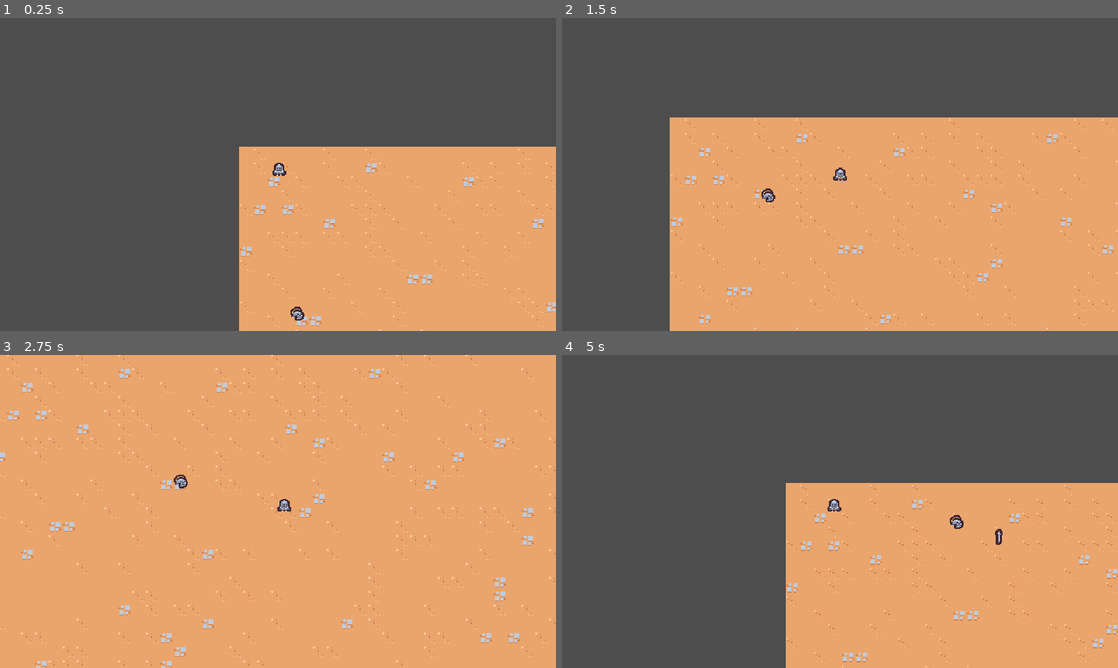
Above: before the commit, frames 1-4 (two rows, left to right).
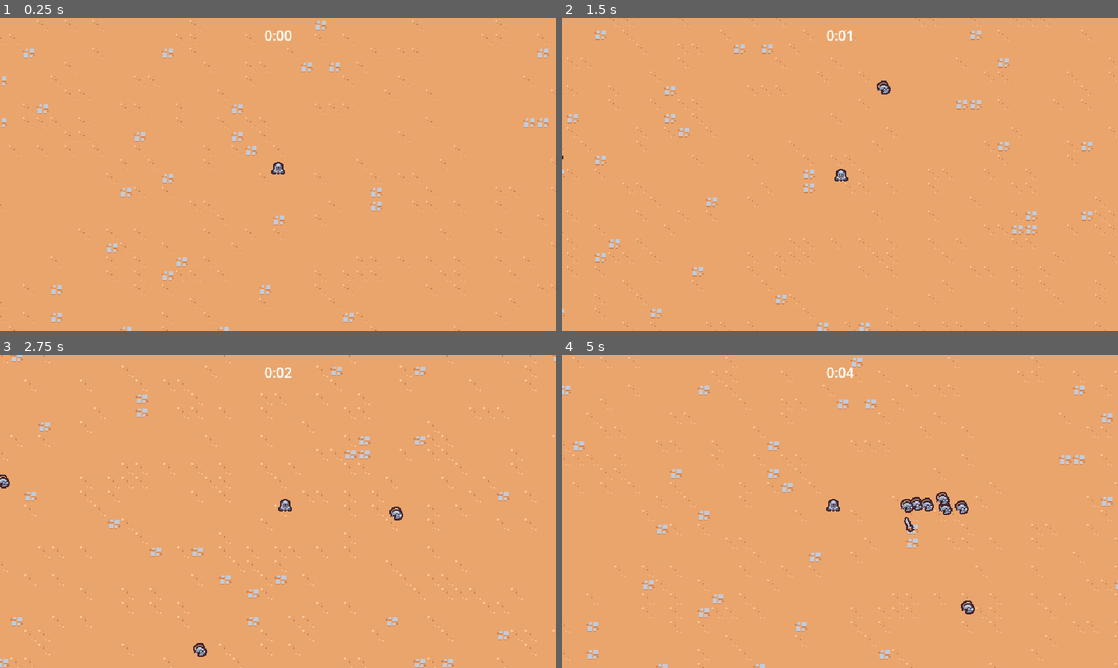
Above: after the commit, the same moments.

Repository: saturn30/godo-tutorial
Game: Godot game, scene res://scenes/main/main.tscn
Two runs of this game, one before a commit and one after it. Both use one fixed random seed, a clock stepped at 60 frames per second and the inputs below.
Inputs:
- Up to frame 1 (0.25 s): no input
- Up to frame 2 (1.5 s): hold D (move_right) 0.53-1.28 s; hold S (move_down) from 1.28 s (still down)
- Up to frame 3 (2.75 s): release S (move_down) at 2.03 s; hold D (move_right) from 2.03 s (still down)
- Up to frame 4 (5 s): release D (move_right) at 2.78 s; hold W (move_up) 2.78-3.53 s; hold A (move_left) from 3.53 s (still down)

The runs differ from the first frame. In frame 1, 68% of the frame differs, in the area x 0-100%, y 0-100%; in frame 2, 47%; in frame 3, 5.1%; in frame 4, 67%.

Commit message:
시간 ui추가

Diff:
--- a/project.godot
+++ b/project.godot
@@ -14,6 +14,10 @@
 run/main_scene="res://scenes/main/main.tscn"
 config/features=PackedStringArray("4.3", "Forward Plus")
 config/icon="res://icon.svg"
+
+[debug]
+
+gdscript/warnings/unused_parameter=0
 
 [display]
 
@@ -50,6 +54,19 @@
 ]
 }
 
+[layer_names]
+
+2d_physics/layer_1="Terrain"
+2d_physics/layer_2="Player"
+2d_physics/layer_3="Enemy"
+2d_physics/layer_4="EnemyCollision"
+2d_physics/snap/snap_2d_transforms_to_pixel=false
+2d_physics/warnings/unused_parameter=0
+
 [rendering]
 
 textures/canvas_textures/default_texture_filter=0
+2d/warnings/unused_parameter=0
+2d/layer_3="Enemy"
+2d/layer_2="Player"
+2d/layer_1="Terrain"
--- a/scenes/ability/sword_ability/sword_ability.tscn
+++ b/scenes/ability/sword_ability/sword_ability.tscn
@@ -1,6 +1,9 @@
-[gd_scene load_steps=5 format=3 uid="uid://crym0irk564al"]
+[gd_scene load_steps=6 format=3 uid="uid://crym0irk564al"]
 
 [ext_resource type="Texture2D" uid="uid://dif4n2cy3l7ia" path="res://scenes/ability/sword_ability/sword.png" id="1_8p24p"]
+
+[sub_resource type="RectangleShape2D" id="RectangleShape2D_nvw85"]
+size = Vector2(30, 30)
 
 [sub_resource type="Animation" id="Animation_ev11l"]
 length = 0.75
@@ -28,6 +31,18 @@
 "update": 0,
 "values": [Vector2(1, 1)]
 }
+tracks/2/type = "value"
+tracks/2/imported = false
+tracks/2/enabled = true
+tracks/2/path = NodePath("Area2D/CollisionShape2D:disabled")
+tracks/2/interp = 1
+tracks/2/loop_wrap = true
+tracks/2/keys = {
+"times": PackedFloat32Array(0),
+"transitions": PackedFloat32Array(1),
+"update": 1,
+"values": [true]
+}
 
 [sub_resource type="Animation" id="Animation_j0y8w"]
 resource_name = "swing"
@@ -52,7 +67,7 @@
 tracks/1/interp = 2
 tracks/1/loop_wrap = true
 tracks/1/keys = {
-"times": PackedFloat32Array(0, 0.05, 0.2, 0.35, 0.5, 0.75),
+"times": PackedFloat32Array(0, 0.05, 0.1, 0.35, 0.5, 0.75),
 "transitions": PackedFloat32Array(1, 1, 1, 1, 8, 1),
 "update": 0,
 "values": [Vector2(0, 0), Vector2(1.25, 1.25), Vector2(1, 1), Vector2(2, 2), Vector2(1, 1), Vector2(0, 0)]
@@ -71,6 +86,18 @@
 "method": &"queue_free"
 }]
 }
+tracks/3/type = "value"
+tracks/3/imported = false
+tracks/3/enabled = true
+tracks/3/path = NodePath("Area2D/CollisionShape2D:disabled")
+tracks/3/interp = 1
+tracks/3/loop_wrap = true
+tracks/3/keys = {
+"times": PackedFloat32Array(0, 0.1, 0.35),
+"transitions": PackedFloat32Array(1, 1, 1),
+"update": 1,
+"values": [true, false, true]
+}
 
 [sub_resource type="AnimationLibrary" id="AnimationLibrary_qiqi0"]
 _data = {
@@ -79,6 +106,15 @@
 }
 
 [node name="SwordAbility" type="Node2D"]
+
+[node name="Area2D" type="Area2D" parent="."]
+collision_layer = 4
+collision_mask = 0
+
+[node name="CollisionShape2D" type="CollisionShape2D" parent="Area2D"]
+position = Vector2(15, -1)
+shape = SubResource("RectangleShape2D_nvw85")
+disabled = true
 
 [node name="Sprite2D" type="Sprite2D" parent="."]
 rotation = 0.00202982
--- a/scenes/ability/sword_abilty_controller/sword_ability_controller.gd
+++ b/scenes/ability/sword_abilty_controller/sword_ability_controller.gd
@@ -30,3 +30,7 @@
 	var sword_instance = sword_ability.instantiate() as Node2D
 	player.get_parent().add_child(sword_instance)
 	sword_instance.global_position = enemies[0].global_position
+	sword_instance.global_position += Vector2.RIGHT.rotated(randf_range(0, TAU)) * 4
+
+	var enemie_direction = enemies[0].global_position - sword_instance.global_position
+	sword_instance.rotation = enemie_direction.angle()
--- a/scenes/basic_enemy/basic_enemy.gd
+++ b/scenes/basic_enemy/basic_enemy.gd
@@ -4,7 +4,7 @@
 
 # Called when the node enters the scene tree for the first time.
 func _ready() -> void:
-	pass # Replace with function body.
+	$Area2D.area_entered.connect(on_area_entered)
 
 
 # Called every frame. 'delta' is the elapsed time since the previous frame.
@@ -18,3 +18,6 @@
 	if player_node != null:
 		return (player_node.global_position - global_position).normalized()
 	return Vector2.ZERO
+
+func on_area_entered(other_area: Area2D):
+	queue_free()
--- a/scenes/basic_enemy/basic_enemy.tscn
+++ b/scenes/basic_enemy/basic_enemy.tscn
@@ -1,14 +1,27 @@
-[gd_scene load_steps=4 format=3 uid="uid://dcryp2dmmayh"]
+[gd_scene load_steps=5 format=3 uid="uid://dcryp2dmmayh"]
 
 [ext_resource type="Script" path="res://scenes/basic_enemy/basic_enemy.gd" id="1_lnryd"]
 [ext_resource type="Texture2D" uid="uid://bl7dvvpep25dy" path="res://scenes/basic_enemy/basic_enemy.png" id="2_6spk8"]
+
+[sub_resource type="CircleShape2D" id="CircleShape2D_kbej2"]
+radius = 12.0
 
 [sub_resource type="CircleShape2D" id="CircleShape2D_uuj53"]
 radius = 5.0
 
 [node name="BasicEnemy" type="CharacterBody2D" groups=["enemy"]]
+collision_layer = 8
+collision_mask = 9
+motion_mode = 1
+script = ExtResource("1_lnryd")
+
+[node name="Area2D" type="Area2D" parent="."]
 collision_layer = 0
-script = ExtResource("1_lnryd")
+collision_mask = 4
+
+[node name="CollisionShape2D" type="CollisionShape2D" parent="Area2D"]
+position = Vector2(0, -5)
+shape = SubResource("CircleShape2D_kbej2")
 
 [node name="Sprite2D" type="Sprite2D" parent="."]
 position = Vector2(0, -4)
--- a/scenes/game_camera/game_camera.gd
+++ b/scenes/game_camera/game_camera.gd
@@ -9,7 +9,7 @@
 func _process(delta: float) -> void:
 	acquire_target()
 	if global_position.distance_to(target_position) > 1:
-		global_position = global_position.lerp(target_position, 0.5)
+		global_position = global_position.lerp(target_position, 1 - exp(-delta * 30))
 
 func acquire_target():
 	var player_nodes = get_tree().get_nodes_in_group("player")
--- a/scenes/main/main.tscn
+++ b/scenes/main/main.tscn
@@ -1,11 +1,20 @@
-[gd_scene load_steps=5 format=3 uid="uid://bg25i41ev5ihk"]
+[gd_scene load_steps=7 format=3 uid="uid://bg25i41ev5ihk"]
 
 [ext_resource type="PackedScene" uid="uid://mryptc8levba" path="res://scenes/game_camera/game_camera.tscn" id="1_3b46l"]
+[ext_resource type="PackedScene" uid="uid://fuvjlkgqvhhj" path="res://scenes/manager/arena_time_manager/arena_time_manager.tscn" id="1_8qy2t"]
 [ext_resource type="TileSet" uid="uid://wkw60dtag636" path="res://resources/tileset.tres" id="1_3228a"]
 [ext_resource type="PackedScene" uid="uid://b8mmym3f2loig" path="res://scenes/player/player.tscn" id="1_d7a1i"]
-[ext_resource type="PackedScene" uid="uid://dcryp2dmmayh" path="res://scenes/basic_enemy/basic_enemy.tscn" id="4_6g0hj"]
+[ext_resource type="PackedScene" uid="uid://ccnjyx3lo76yc" path="res://scenes/manager/enemy_manager/enemy_manager.tscn" id="1_vnxtp"]
+[ext_resource type="PackedScene" uid="uid://b1cji2a81p3yo" path="res://scenes/ui/arena_time/arena_time_ui.tscn" id="3_jiqt7"]
 
 [node name="Main" type="Node"]
+
+[node name="ArenaTimeManager" parent="." instance=ExtResource("1_8qy2t")]
+
+[node name="EnemyManager" parent="." instance=ExtResource("1_vnxtp")]
+
+[node name="ArenaTimeUI" parent="." node_paths=PackedStringArray("arena_time_manager") instance=ExtResource("3_jiqt7")]
+arena_time_manager = NodePath("../ArenaTimeManager")
 
 [node name="GameCamera" parent="." instance=ExtResource("1_3b46l")]
 
@@ -15,7 +24,4 @@
 layer_0/tile_data = PackedInt32Array(0, 0, 4, 1441831, 0, 4, 1376295, 0, 4, 1310759, 65536, 4, 1245223, 0, 4, 1179687,  …(103912 unchanged characters)…
 
 [node name="Player" parent="." instance=ExtResource("1_d7a1i")]
-position = Vector2(46, 33)
-
-[node name="BasicEnemy" parent="." instance=ExtResource("4_6g0hj")]
-position = Vector2(70, 221)
+position = Vector2(535, 452)
--- /dev/null
+++ b/scenes/manager/arena_time_manager/arena_time_manager.gd
@@ -0,0 +1,6 @@
+extends Node
+
+@onready var timer = $Timer
+
+func get_time_elapse():
+	return timer.wait_time - timer.time_left
--- /dev/null
+++ b/scenes/manager/arena_time_manager/arena_time_manager.tscn
@@ -0,0 +1,11 @@
+[gd_scene load_steps=2 format=3 uid="uid://fuvjlkgqvhhj"]
+
+[ext_resource type="Script" path="res://scenes/manager/arena_time_manager/arena_time_manager.gd" id="1_tgu38"]
+
+[node name="ArenaTimeManager" type="Node"]
+script = ExtResource("1_tgu38")
+
+[node name="Timer" type="Timer" parent="."]
+wait_time = 60.0
+one_shot = true
+autostart = true
--- /dev/null
+++ b/scenes/manager/enemy_manager/enemy_manager.gd
@@ -0,0 +1,20 @@
+extends Node
+
+@export var basic_enemy_scene: PackedScene
+const SPAWN_RADIUS = 330
+
+func _ready() -> void:
+	$Timer.timeout.connect(on_timer_timeout)
+
+func on_timer_timeout():
+	var player = get_tree().get_first_node_in_group("player") as Node2D
+	if player == null:
+		return
+
+	# 너비가 640이므로 대충 330픽셀 사이즈의 원을 만들고 해당 원의 둘레에 적 생성할것
+	var random_direction = Vector2.RIGHT.rotated(randf_range(0, TAU))
+	var spawn_position = player.global_position + (random_direction * SPAWN_RADIUS)
+
+	var enemy = basic_enemy_scene.instantiate() as Node2D
+	get_parent().add_child(enemy)
+	enemy.position = spawn_position
--- /dev/null
+++ b/scenes/manager/enemy_manager/enemy_manager.tscn
@@ -0,0 +1,12 @@
+[gd_scene load_steps=3 format=3 uid="uid://ccnjyx3lo76yc"]
+
+[ext_resource type="Script" path="res://scenes/manager/enemy_manager/enemy_manager.gd" id="1_maust"]
+[ext_resource type="PackedScene" uid="uid://dcryp2dmmayh" path="res://scenes/basic_enemy/basic_enemy.tscn" id="2_tdmnp"]
+
+[node name="EnemyManager" type="Node"]
+script = ExtResource("1_maust")
+basic_enemy_scene = ExtResource("2_tdmnp")
+
+[node name="Timer" type="Timer" parent="."]
+wait_time = 0.25
+autostart = true
--- a/scenes/player/player.gd
+++ b/scenes/player/player.gd
@@ -1,7 +1,7 @@
 extends CharacterBody2D
 
 const MAX_SPEED = 200
-#
+const ACCERLATE_SMOOTHING = 15
 func _ready() -> void:
 	pass # Replace with function body.
 
@@ -10,7 +10,8 @@
 func _process(delta: float) -> void:
 	var movement_vector = get_movement_vector()
 	var direction = movement_vector.normalized()
-	velocity = direction * MAX_SPEED
+	var target_velocity = direction * MAX_SPEED
+	velocity = velocity.lerp(target_velocity, 1 - exp(-delta * ACCERLATE_SMOOTHING))
 	move_and_slide()
 	pass
 
--- a/scenes/player/player.tscn
+++ b/scenes/player/player.tscn
@@ -9,6 +9,7 @@
 
 [node name="Player" type="CharacterBody2D" groups=["player"]]
 collision_layer = 0
+motion_mode = 1
 script = ExtResource("1_nchwu")
 
 [node name="AbilityManager" type="Node" parent="."]
--- /dev/null
+++ b/scenes/ui/arena_time/arena_time_ui.gd
@@ -0,0 +1,16 @@
+extends CanvasLayer
+
+@export var arena_time_manager: Node
+@onready var label = %Label
+
+func _process(delta: float) -> void:
+	if arena_time_manager == null:
+		return
+	var time_elpased = arena_time_manager.get_time_elapse()
+	label.text = format_seconds_to_string(time_elpased)
+
+func format_seconds_to_string(seconds: float):
+	var minutes = floor(seconds / 60)
+	var remaining_seconds = floor(fmod(seconds, 60))
+
+	return str(minutes) + ":" + ("%02d" % remaining_seconds)
--- /dev/null
+++ b/scenes/ui/arena_time/arena_time_ui.tscn
@@ -0,0 +1,22 @@
+[gd_scene load_steps=2 format=3 uid="uid://b1cji2a81p3yo"]
+
+[ext_resource type="Script" path="res://scenes/ui/arena_time/arena_time_ui.gd" id="1_a4hme"]
+
+[node name="ArenaTimeUI" type="CanvasLayer"]
+script = ExtResource("1_a4hme")
+
+[node name="MarginContainer" type="MarginContainer" parent="."]
+anchors_preset = 15
+anchor_right = 1.0
+anchor_bottom = 1.0
+grow_horizontal = 2
+grow_vertical = 2
+mouse_filter = 2
+theme_override_constants/margin_top = 8
+
+[node name="Label" type="Label" parent="MarginContainer"]
+unique_name_in_owner = true
+layout_mode = 2
+size_flags_horizontal = 4
+size_flags_vertical = 0
+text = "test"
